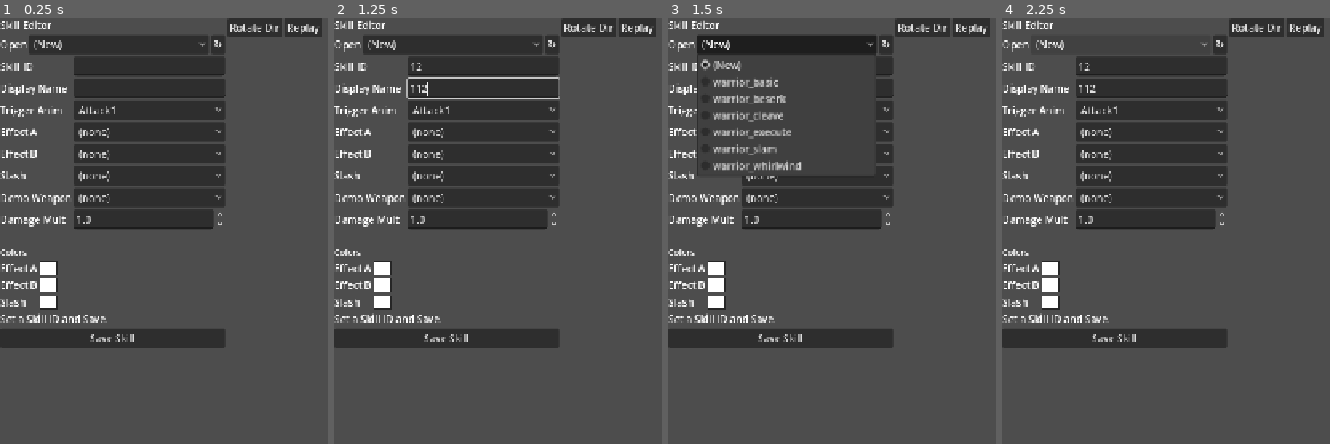
Above: before the commit, frames 1-4 (left to right).
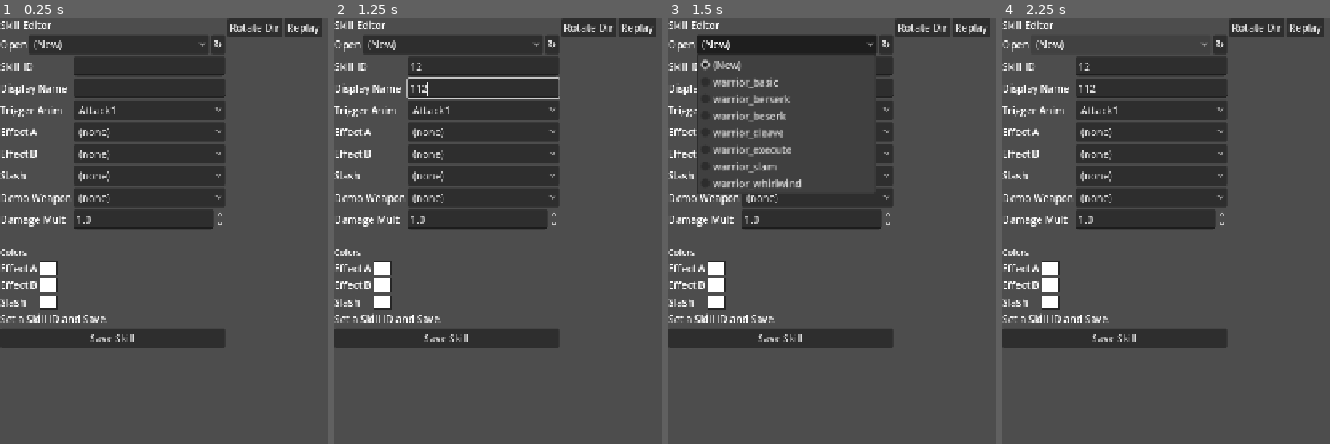
Above: after the commit, the same moments.

Repository: lenzerevans1995-coder/IsoArpg
Game: Godot game, scene res://dev_scenes/skill_editor.tscn
Two runs of this game, one before a commit and one after it. Both use one fixed random seed, a clock stepped at 60 frames per second and the inputs below. This scene is started directly instead of the project's main scene.
Inputs (mouse positions are in pixels of both pictures, inside the frame that each line leads up to):
- Up to frame 1 (0.25 s): no input
- Up to frame 2 (1.25 s): click (484, 64) at 0.52 s; type "12" at 0.6 s; click (484, 90) at 0.75 s; type "12" at 0.83 s
- Up to frame 3 (1.5 s): click "(New)" at 1.25 s
- Up to frame 4 (2.25 s): click "(New)" at 2 s

Frames 1-2 are identical in both runs. In frame 3, 1.5% of the frame differs, in the area x 8-41%, y 15-42%; in frame 4, nothing differs.

Commit message:
Cooldown overlay on top + skill damage shapes + range/angle/multiplier
hud_skill_square.gd:
- Cooldown sweep + press flash moved out of the parent Control's
  _draw and into a new inline _CooldownOverlay class. Added as the
  LAST child of the slot, so it renders on top of the icon TextureRect
  (children paint after parent _draw, in sibling order). The overlay
  was hidden behind the icon before — that's why hotbar cooldowns
  weren't visible after firing skills.
- _process forwards queue_redraw to the overlay each tick.

skill_def.gd: 4 new fields shape combat behaviour:
  damage_shape: 'cone' | 'circle' | 'single' | 'none'
  damage_range: 110.0 px default
  damage_angle_deg: 90 default cone width
  damage_mult: existing multiplier on player base damage

player_layered.gd: tracks active_skill while a skill anim is playing
(set by play_skill, cleared by _on_skill_finished). main.attack_at
reads it to find the active SkillDef.

main.gd attack_at: when active_skill is non-null, overrides radius +
half_angle + final damage with the SkillDef's values. shape='circle'
uses half_angle = PI (omni hit). shape='none' returns immediately
(self-buffs). shape='cone' / 'single' use the configured fan. Single-
target still works via the nearest-goblin pick at the bottom of the
function. Ranged-weapon arrow path is bypassed when an active skill
overrides — skills always cone/circle, even with a bow equipped.

Default skill numbers (in skill_editor): mult=1.0, range=110, angle=90,
shape='cone'. Cleave/Whirlwind/etc. should be authored as:
  Cleave    -> shape='cone'   range=140 angle=120 mult=1.4
  Whirlwind -> shape='circle' range=120              mult=1.1
  Slam      -> shape='circle' range=80               mult=1.6
  Berserk   -> shape='none'                          (self-buff)
  Execute   -> shape='single' range=100              mult=2.5

Tune in the skill editor; saved to data/skills/<id>.tres.

Diff:
--- /dev/null
+++ b/data/skills/warrior_berserk.tres
@@ -0,0 +1,14 @@
+[gd_resource type="Resource" script_class="SkillDef" format=3]
+
+[ext_resource type="Script" path="res://skill_def.gd" id="1_1gpbo"]
+
+[resource]
+script = ExtResource("1_1gpbo")
+skill_id = "warrior_berserk"
+display_name = "Beserk"
+trigger_anim = "Special1"
+effect_a_folder = "Effect3"
+effect_b_folder = "Effect5"
+effect_a_color = Color(0.9607843, 0.9607843, 0.9607843, 1)
+effect_b_color = Color(0.7764706, 0, 0.14117648, 1)
+slash_color = Color(0.7764706, 0, 0.14117648, 1)
--- a/hud_skill_square.gd
+++ b/hud_skill_square.gd
@@ -65,10 +65,16 @@
 	_cd_left = max(0.0, _cd_left - delta)
 	_cd_flash = max(0.0, _cd_flash - delta)
 	queue_redraw()
+	if _cd_overlay and is_instance_valid(_cd_overlay):
+		_cd_overlay.queue_redraw()
 
 const _SkillDB := preload("res://skill_db.gd")
 const _PIXELIZE_SHADER := preload("res://shaders/skill_icon_pixelize.gdshader")
 var _icon_node: TextureRect
+# Cooldown overlay drawn ON TOP of the icon. Lives as the last child
+# so it renders after the TextureRect (children paint after the
+# parent's _draw, in sibling order).
+var _cd_overlay: Control = null
 
 func _ready() -> void:
 	_apply_icon()
@@ -95,6 +101,15 @@
 		_icon_node.mouse_filter = Control.MOUSE_FILTER_IGNORE
 		_icon_node.texture_filter = CanvasItem.TEXTURE_FILTER_NEAREST
 		add_child(_icon_node)
+	# Ensure the cooldown overlay exists AND is the last child so it
+	# renders on top of the icon. Children paint after the parent's
+	# _draw, in sibling order — last sibling wins.
+	if _cd_overlay == null or not is_instance_valid(_cd_overlay):
+		_cd_overlay = _CooldownOverlay.new()
+		_cd_overlay.mouse_filter = Control.MOUSE_FILTER_IGNORE
+		_cd_overlay.set("host", self)
+		add_child(_cd_overlay)
+	move_child(_cd_overlay, get_child_count() - 1)
 	# (Re)assign the shader material every call so hot-reloads pick up
 	# changes to the .gdshader file and shader parameter tweaks above
 	# actually take effect (a previous run could have left a different
@@ -156,18 +171,10 @@
 	_corner_tri(w - 4, 4, ts, 1)
 	_corner_tri(4, h - 4, ts, 2)
 	_corner_tri(w - 4, h - 4, ts, 3)
-	# Cooldown sweep — dark band fills from top to bottom as the timer
-	# decays, drawn over the icon (TextureRect z = -1 vs draw at 0).
-	if _cd_left > 0.0 and _cd_total > 0.0:
-		var t: float = clamp(_cd_left / _cd_total, 0.0, 1.0)
-		var cav_y: int = 5
-		var cav_h: int = h - 10
-		var fill_h: int = int(round(float(cav_h) * t))
-		draw_rect(Rect2(5, cav_y, w - 10, fill_h), Color(0, 0, 0, 0.55), true)
-	# Press flash — bright tint over the cavity for ~0.15 s on activate.
-	if _cd_flash > 0.0:
-		var fa: float = _cd_flash / 0.15
-		draw_rect(Rect2(5, 5, w - 10, h - 10), Color(1, 1, 0.7, 0.35 * fa), true)
+	# Cooldown sweep + press flash live in _CooldownOverlay (the last
+	# child) so they render ON TOP of the icon TextureRect. Drawing
+	# them here in the parent's _draw left them hidden behind the
+	# child icon.
 
 func _corner_tri(x: int, y: int, ts: int, corner: int) -> void:
 	var pts := PackedVector2Array()
@@ -177,3 +184,29 @@
 		2:  pts = PackedVector2Array([Vector2(x, y), Vector2(x + ts, y), Vector2(x, y - ts)])
 		_:  pts = PackedVector2Array([Vector2(x, y), Vector2(x - ts, y), Vector2(x, y - ts)])
 	draw_colored_polygon(pts, COL_GOLD)
+
+# Inline child Control that draws the cooldown sweep + press flash on
+# top of the icon. Reads timer state from its `host` HUDSkillSquare.
+class _CooldownOverlay extends Control:
+	var host: Control = null
+	func _ready() -> void:
+		# Cover the entire parent so we can draw within the cavity area.
+		anchor_right = 1.0
+		anchor_bottom = 1.0
+	func _draw() -> void:
+		if host == null:
+			return
+		var w: int = int(size.x)
+		var h: int = int(size.y)
+		var cd_left: float = float(host.get("_cd_left"))
+		var cd_total: float = float(host.get("_cd_total"))
+		var cd_flash: float = float(host.get("_cd_flash"))
+		if cd_left > 0.0 and cd_total > 0.0:
+			var t: float = clamp(cd_left / cd_total, 0.0, 1.0)
+			var cav_y: int = 5
+			var cav_h: int = h - 10
+			var fill_h: int = int(round(float(cav_h) * t))
+			draw_rect(Rect2(5, cav_y, w - 10, fill_h), Color(0, 0, 0, 0.55), true)
+		if cd_flash > 0.0:
+			var fa: float = cd_flash / 0.15
+			draw_rect(Rect2(5, 5, w - 10, h - 10), Color(1, 1, 0.7, 0.35 * fa), true)
--- a/main.gd
+++ b/main.gd
@@ -3190,10 +3190,27 @@
 	if player and "_loadout" in player:
 		loadout = player._loadout
 	var scaled_dmg: int = _CombatScript.compute_player_damage(stats, loadout)
+	# If an active skill is firing, override radius / half-angle / damage
+	# multiplier with what the SkillDef requested. Otherwise basic-attack
+	# defaults stand. Single-target / circle / none shapes are handled
+	# below; here we just compute the per-swing effective bounds.
+	var radius: float = ATTACK_RADIUS
+	var half_angle: float = ATTACK_HALF_ANGLE
+	var skill_shape: String = "cone"
+	var skill: Resource = (player.active_skill if player and "active_skill" in player else null)
+	if skill != null:
+		scaled_dmg = int(round(float(scaled_dmg) * float(skill.damage_mult)))
+		radius = float(skill.damage_range)
+		half_angle = deg_to_rad(float(skill.damage_angle_deg) * 0.5)
+		skill_shape = String(skill.damage_shape)
+		if skill_shape == "circle":
+			half_angle = PI                       # all directions
+		elif skill_shape == "none":
+			return                                # self-buff, no damage
 	# Ranged weapon: spawn an arrow toward cursor + skip melee cone.
 	# The arrow handles its own collision + damage on impact via
 	# arrow.gd, so we just hand off the rolled damage value.
-	if _player_is_ranged():
+	if _player_is_ranged() and skill == null:
 		_fire_player_arrow(origin, scaled_dmg)
 		return
 	# Damage any skeletons caught in the cone (dungeon mode).
@@ -3205,10 +3222,10 @@
 			var s_body_off: Vector2 = sk.body_offset if "body_offset" in sk else Vector2(0, -90)
 			var to_s: Vector2 = (sk.global_position + s_body_off) - (origin + Vector2(0, -90))
 			var ground_d: float = (sk.global_position - origin).length()
-			if ground_d > ATTACK_RADIUS or ground_d < 1.0:
+			if ground_d > radius or ground_d < 1.0:
 				continue
 			var ang_s: float = acos(clamp((sk.global_position - origin).normalized().dot(facing), -1.0, 1.0))
-			if ang_s > ATTACK_HALF_ANGLE:
+			if ang_s > half_angle:
 				continue
 			if sk.has_method("take_damage"):
 				sk.take_damage(skel_dmg)
@@ -3219,10 +3236,10 @@
 			continue
 		var to_m: Vector2 = m.position - origin
 		var d: float = to_m.length()
-		if d > ATTACK_RADIUS or d < 1.0:
+		if d > radius or d < 1.0:
 			continue
 		var ang: float = acos(clamp(to_m.normalized().dot(facing), -1.0, 1.0))
-		if ang > ATTACK_HALF_ANGLE:
+		if ang > half_angle:
 			continue
 		m.take_damage(scaled_dmg)
 		# Diablo-feel feedback: knockback, damage number, screen shake.
@@ -3237,16 +3254,16 @@
 	# hit. Cleaver swings shouldn't damage every goblin in a 90° arc at
 	# once — that one-shots the whole pack from a single click.
 	var best_goblin: Node2D = null
-	var best_d: float = ATTACK_RADIUS + 1.0
+	var best_d: float = radius + 1.0
 	for g in goblins:
 		if not is_instance_valid(g) or g.dead:
 			continue
 		var to_g: Vector2 = g.global_position - origin
 		var dg: float = to_g.length()
-		if dg > ATTACK_RADIUS or dg < 1.0:
+		if dg > radius or dg < 1.0:
 			continue
 		var ang_g: float = acos(clamp(to_g.normalized().dot(facing), -1.0, 1.0))
-		if ang_g > ATTACK_HALF_ANGLE:
+		if ang_g > half_angle:
 			continue
 		if dg < best_d:
 			best_d = dg
--- a/player_layered.gd
+++ b/player_layered.gd
@@ -190,6 +190,11 @@
 
 const _EFFECT_TINT_SHADER := preload("res://shaders/effect_tint.gdshader")
 
+# Active skill being played (cleared when the skill anim finishes).
+# main.attack_at reads this to apply the skill's damage shape /
+# range / multiplier in place of the basic-attack cone.
+var active_skill: Resource = null
+
 # Fire a hotbar skill on the player. Equips the skill's effect_a /
 # effect_b / slash overlays onto the character's vfx / vfx2 / slash
 # layers (with tint shader for exact-color recolor), then plays the
@@ -200,6 +205,7 @@
 	# Cancel any in-flight attack so a button mash always triggers
 	# the latest skill rather than queueing.
 	attacking = false
+	active_skill = def
 	# Equip skill overlays + colors.
 	if String(def.effect_a_folder) != "":
 		character.equip("vfx", String(def.effect_a_folder))
@@ -232,6 +238,7 @@
 		character.clear_layer("vfx")
 		character.clear_layer("vfx2")
 		character.clear_layer("slash")
+	active_skill = null
 	_on_attack_finished()
 
 # Apply the effect_tint shader to a layer with the given color so the
--- a/skill_def.gd
+++ b/skill_def.gd
@@ -34,6 +34,15 @@
 @export var effect_b_color: Color = Color.WHITE
 @export var slash_color: Color = Color.WHITE
 
-# Reserved for combat wiring (post-slice). Damage multiplier applied
-# to the player's base damage when this skill is the active one.
+# Damage multiplier applied to the player's computed base damage
+# when this skill fires.
 @export var damage_mult: float = 1.0
+
+# Damage shape — controls who gets hit when the skill lands.
+# 'cone'    : forward cone, angle = damage_angle_deg, range = damage_range
+# 'circle'  : full 360° around the player, range = damage_range
+# 'single'  : only the nearest enemy in front within damage_range
+# 'none'    : no damage (self-buff skills like Berserk)
+@export_enum("cone", "circle", "single", "none") var damage_shape: String = "cone"
+@export var damage_range: float = 110.0       # px
+@export var damage_angle_deg: float = 90.0    # full cone width (cone only)
